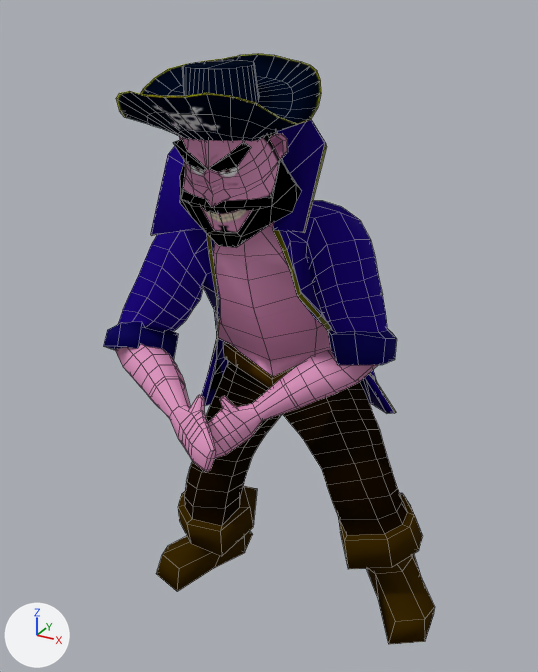
Renders of the OBJ model assets/Animacion/Pirata/Celebracion/PirataCelebracion_000207.obj from each side of a commit.
Both versions are drawn from a camera (50 mm lens) standing at (3.62, -6.62, 6.89) and looking at (-0.06, 0.07, 3.55). The axes (+X, +Y, +Z) are drawn at lower left. The lights are the same throughout. Mesh edges are drawn as thin lines. Where no turn or scale is listed for an object, it has been applied to the vertices.

The first picture shows 'Pirata_PirataH'.
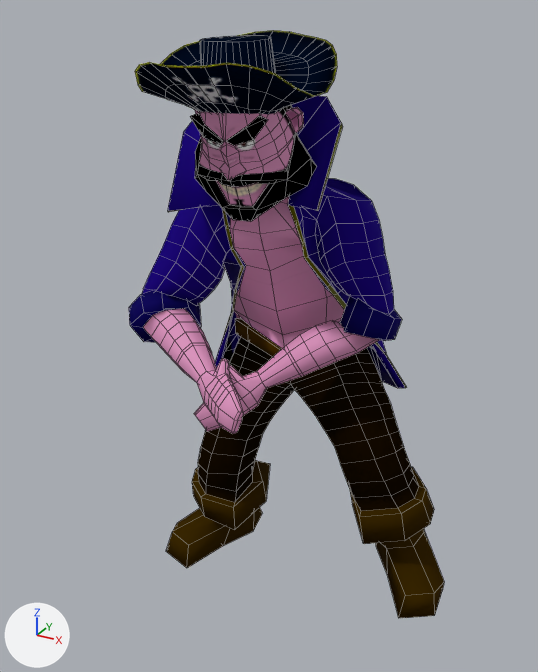
The change, as a list of edits to the scene's bpy script:
```text
Change me_pirata_piratah:
    used by ob_pirata_piratah; location = (0.0, 0.0, 0.0)
    remove me_pirata_piratah.from_pydata(...)  # 1340 vertices, 1341 faces; spans x -1.67..2.05, y -1.9..1.53, z -0.01..6.49
    add me_pirata_piratah.from_pydata(...)  # 1340 vertices, 1341 faces; spans x -1.73..2.01, y -1.45..2.06, z -0.04..6.69
    me_pirata_piratah part 1: the loose piece of 216 vertices spanning x -1.09..0.74, y -1.66..0.24, z 5.63..6.49 is scaled about its middle by 1.04, then moved by (-0.1, 0.47, 0.18)
    me_pirata_piratah part 2: 1124 of 1340 vertices moved; they spanned x -1.67..2.05, y -1.9..1.53, z -0.01..6.25 and now span x -1.73..2.01, y -1.45..2.06, z -0.04..6.44; mean shift (-0.1, 0.5, 0.11); largest move (-1.03, -0.67, 3.35) -> (-1.04, -0.07, 3.75)
```

Changed parts and their boxes (x1, y1, x2, y2) in the pictures (538 x 672 px; the box of a moved part takes in the faces that stretch with it):
'Pirata_PirataH', reshaped: before (104, 54, 435, 644); after (129, 30, 444, 619)
part 1 of me_pirata_piratah, moved or reshaped: before (116, 54, 321, 141); after (135, 30, 337, 115)
part 2 of me_pirata_piratah, moved or reshaped: before (104, 120, 435, 644); after (129, 96, 444, 619)
